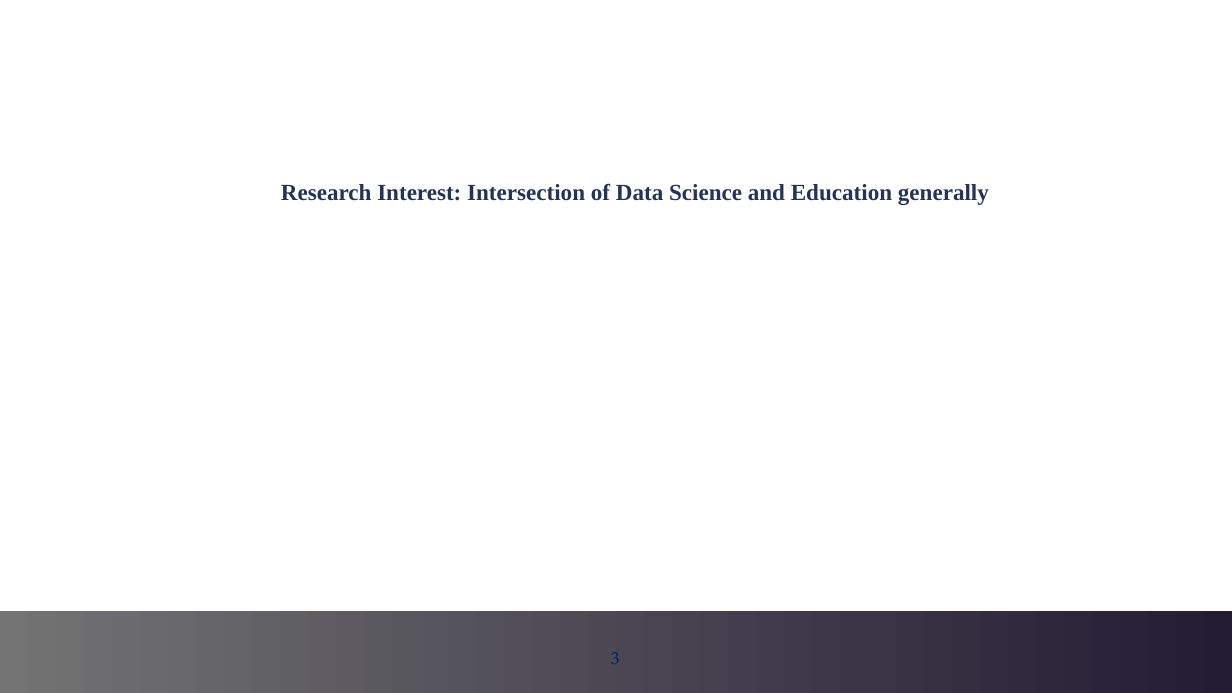
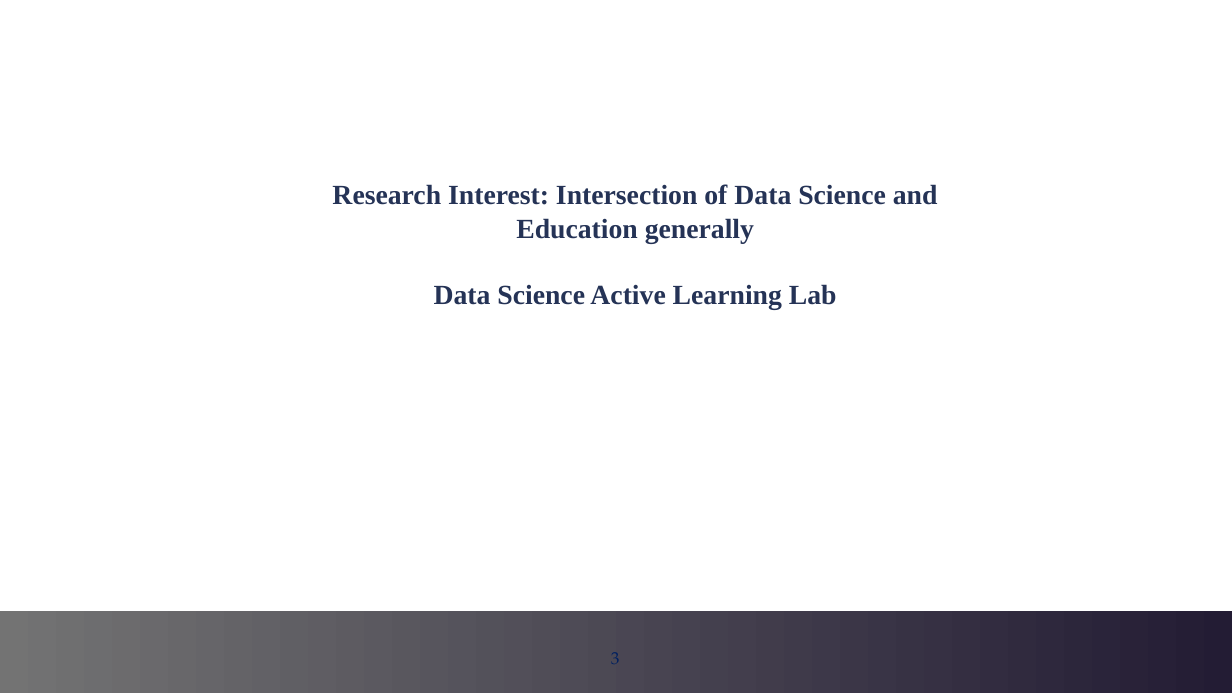
Before and after one commit to stefregalia/DS-3021, a slide deck: slide 3 of Introduction_Framework_Overview_1.pptx. Drawn at 1232x693 pixels with LibreOffice and Linux fonts; fonts in the diff are those of the drawing; background and template pictures are left out. Boxes give left, top, right and bottom in pixels: in the first picture for what was removed or moved away, otherwise in the second. Text is boxed around its words. In the diff, an @@ line names an element or a change of style, - is before the commit and + after.

```diff
--- a/Introduction_Framework_Overview_1.pptx
+++ b/Introduction_Framework_Overview_1.pptx
@@ title at (332,184,938,310): text changed; size 18 to 21.6 pt @@
-Research Interest: Intersection of Data Science and Education generally
+Research Interest: Intersection of Data Science and Education generally
+Data Science Active Learning Lab
```
Also in this commit, not shown: 3 other slides changed, 1 slide added, 1 slide removed, 1 other file.
